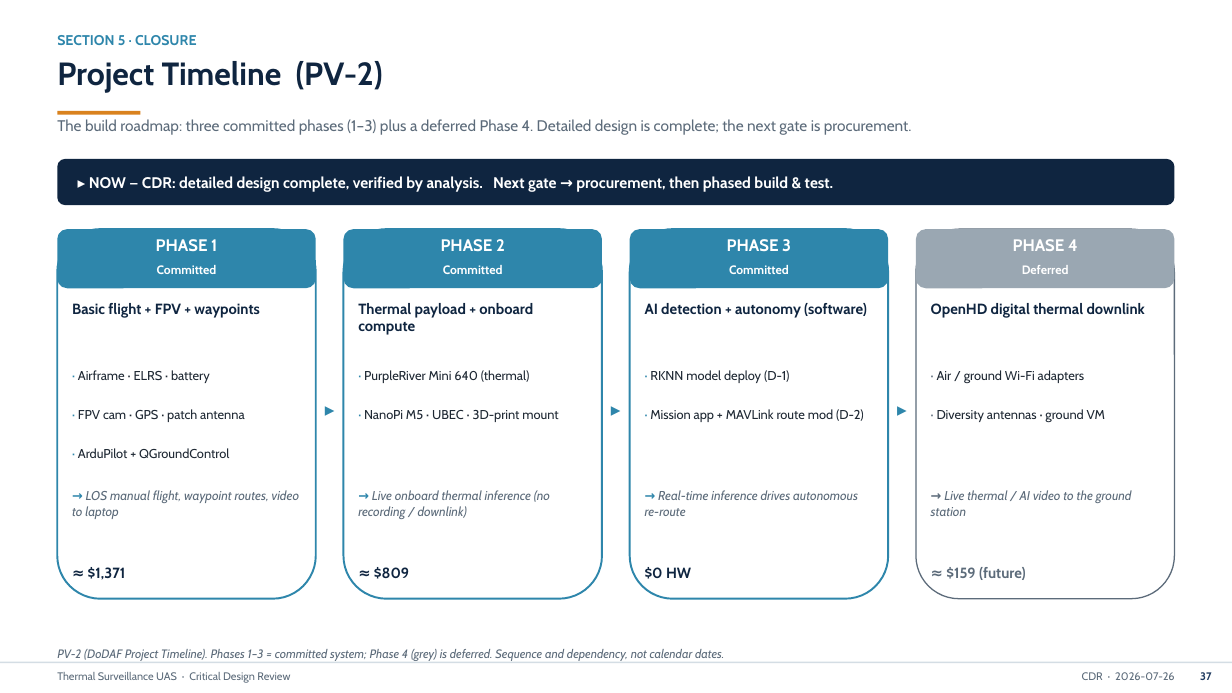
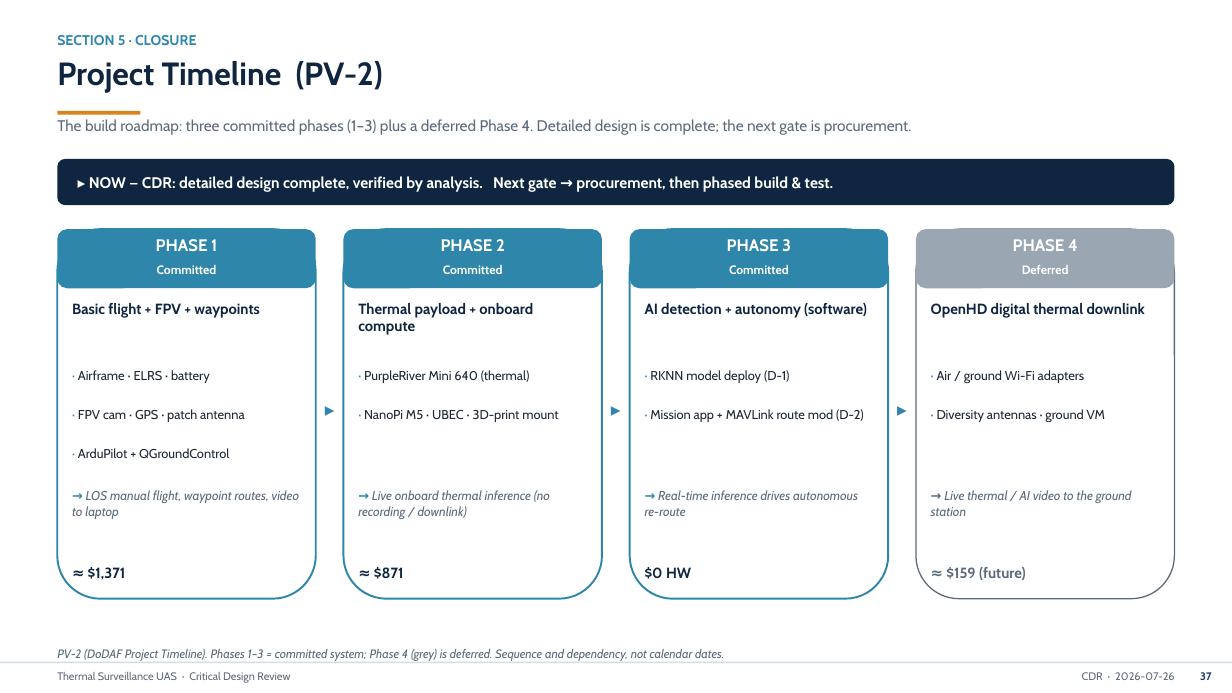
Before and after one commit to david12daniel/SurveillanceDrone, a slide deck: slide 38 of CDR_Thermal_Surveillance_Drone.pptx. Drawn at 1232x693 pixels with LibreOffice and Linux fonts; fonts in the diff are those of the drawing. Boxes give left, top, right and bottom in pixels: in the first picture for what was removed or moved away, otherwise in the second. Text is boxed around its words. In the diff, an @@ line names an element or a change of style, - is before the commit and + after.

```diff
--- a/CDR_Thermal_Surveillance_Drone.pptx
+++ b/CDR_Thermal_Surveillance_Drone.pptx
@@ text at <box>374,567,404,579</box>: text changed @@
-≈ $809
+≈ $871
```
Also in this commit, not shown: 6 other slides changed, 9 other files.
